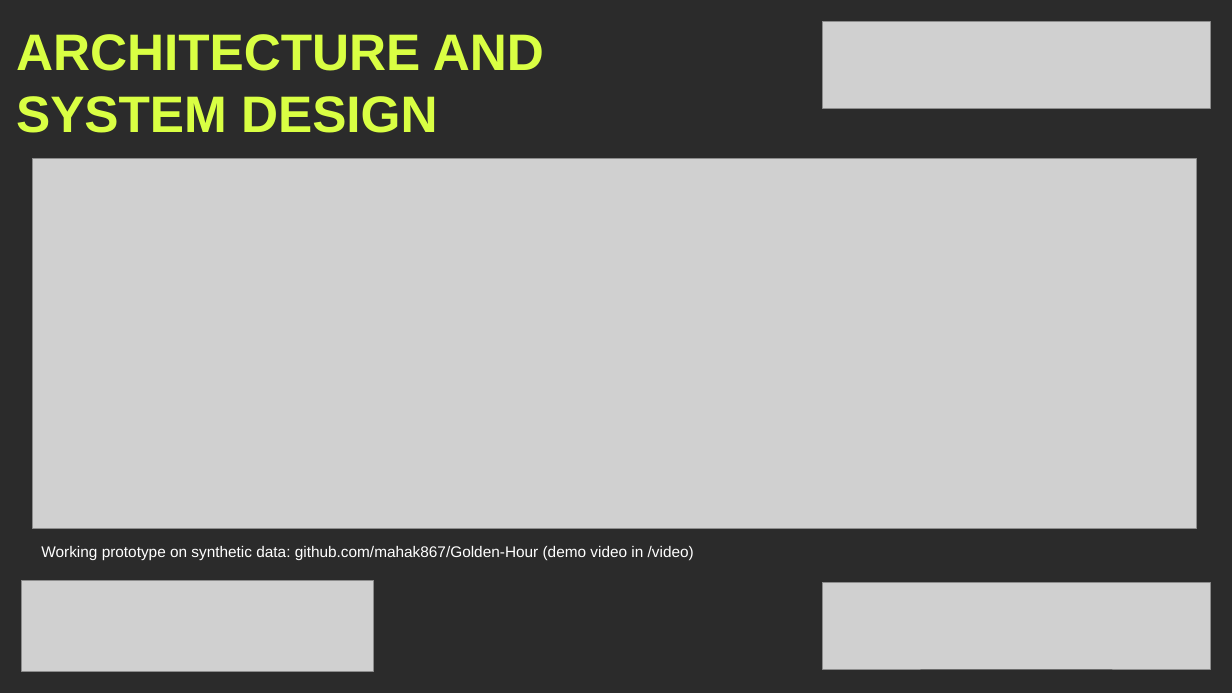
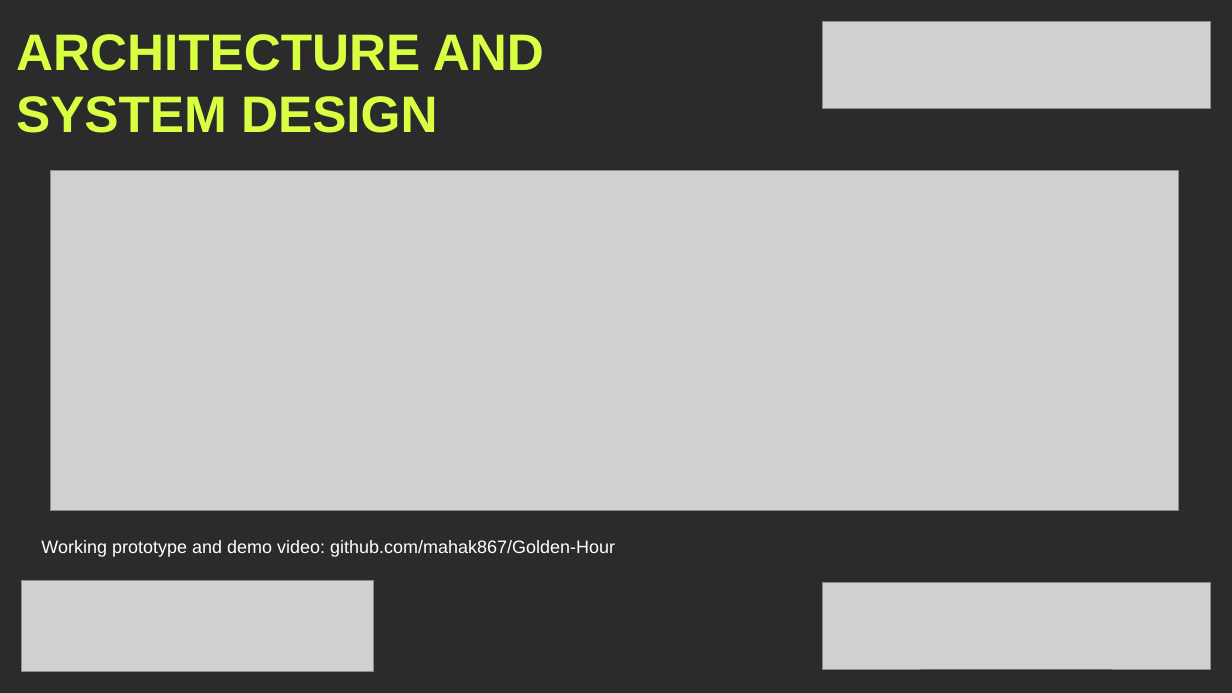
Before and after one commit to mahak867/Golden-Hour, a slide deck: slide 4 of deck/GoldenHour_KHacks4_Submission_Visual.pptx. Drawn at 1232x693 pixels with LibreOffice and Linux fonts; fonts in the diff are those of the drawing; grey boxes stand for pictures; background and template pictures are left out; a plain dark background stands for a picture behind light text. Boxes give left, top, right and bottom in pixels: in the first picture for what was removed or moved away, otherwise in the second. Text is boxed around its words. In the diff, an @@ line names an element or a change of style, - is before the commit and + after.

```diff
--- a/deck/GoldenHour_KHacks4_Submission_Visual.pptx
+++ b/deck/GoldenHour_KHacks4_Submission_Visual.pptx
@@ picture: place and size @@
-picture at [32, 159, 1197, 529]
+picture at [51, 171, 1178, 511]
@@ text at [41, 540, 615, 557]: text changed; size 12 to 14 pt @@
-Working prototype on synthetic data: github.com/mahak867/Golden-Hour (demo video in /video)
+Working prototype and demo video: github.com/mahak867/Golden-Hour
```
Also in this commit, not shown: 5 other slides changed, 6 other files.
